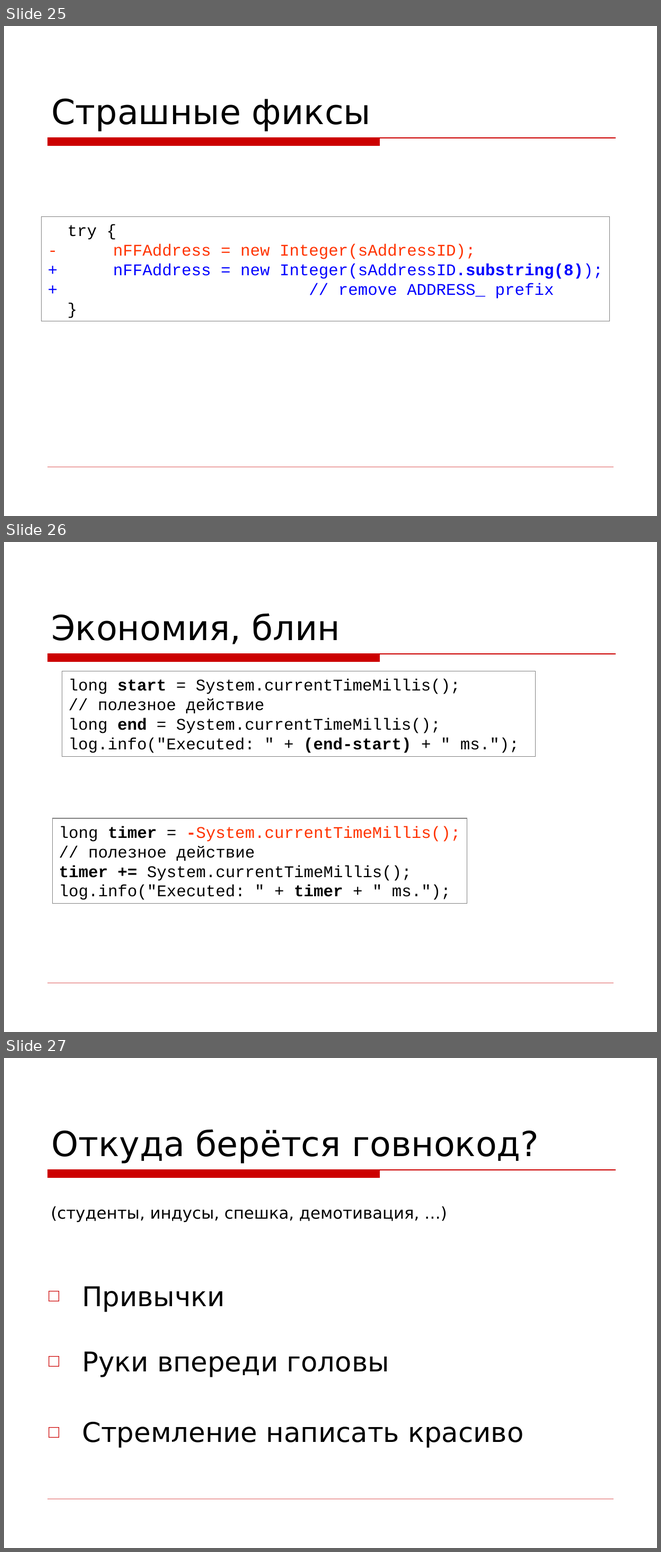
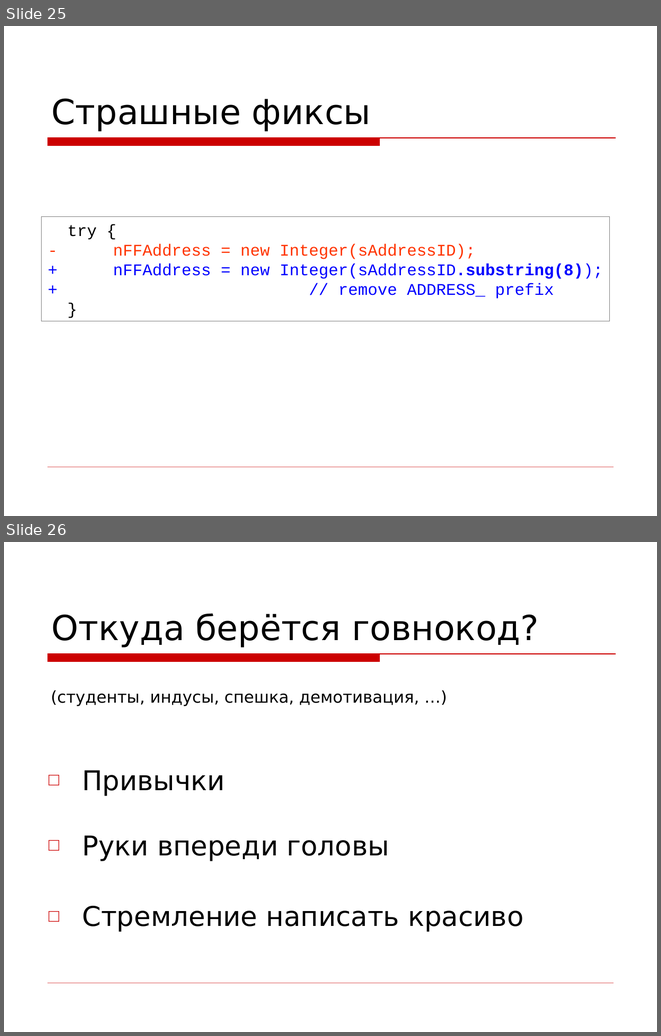
Before and after one commit to asolntsev/presentations, a slide deck: wtf-code/WTF_code.jug-lv.ru.ppt. Shown one above the other, each under a label of ours: slides 25, 26 and 27 before the commit, slides 25 and 26 after it. The pictures are 661x1552 and 661x1036 pixels, drawn with LibreOffice and Linux fonts; fonts in the diff are those of the drawing; background and template pictures are left out. Boxes give left, top, right and bottom in pixels: in the first picture for what was removed or moved away, otherwise in the second. Text is boxed around its words. In the diff, an @@ line names an element or a change of style, - is before the commit and + after.

Commit message:
removed slide with milliseconds

```diff
--- a/wtf-code/WTF_code.jug-lv.ru.ppt
+++ b/wtf-code/WTF_code.jug-lv.ru.ppt
@@ slide 26 removed at (4,542,657,1032), background picture (left out); not listed: 2 template elements that a slide beside it also shows @@
@@ title removed at (51,613,340,644) @@
-Экономия, блин
@@ rectangle removed at (62,671,536,756) @@
-long start = System.currentTimeMillis();
-// полезное действие
-long end = System.currentTimeMillis();
-log.info("Executed: " + (end-start) + " ms.");
@@ rectangle removed at (52,818,467,903) @@
-long timer = -System.currentTimeMillis();
-// полезное действие
-timer += System.currentTimeMillis();
-log.info("Executed: " + timer + " ms.");
@@ what was slide 27 is now slide 26 @@
```
Also in this commit, not shown: 1 slide changed.
